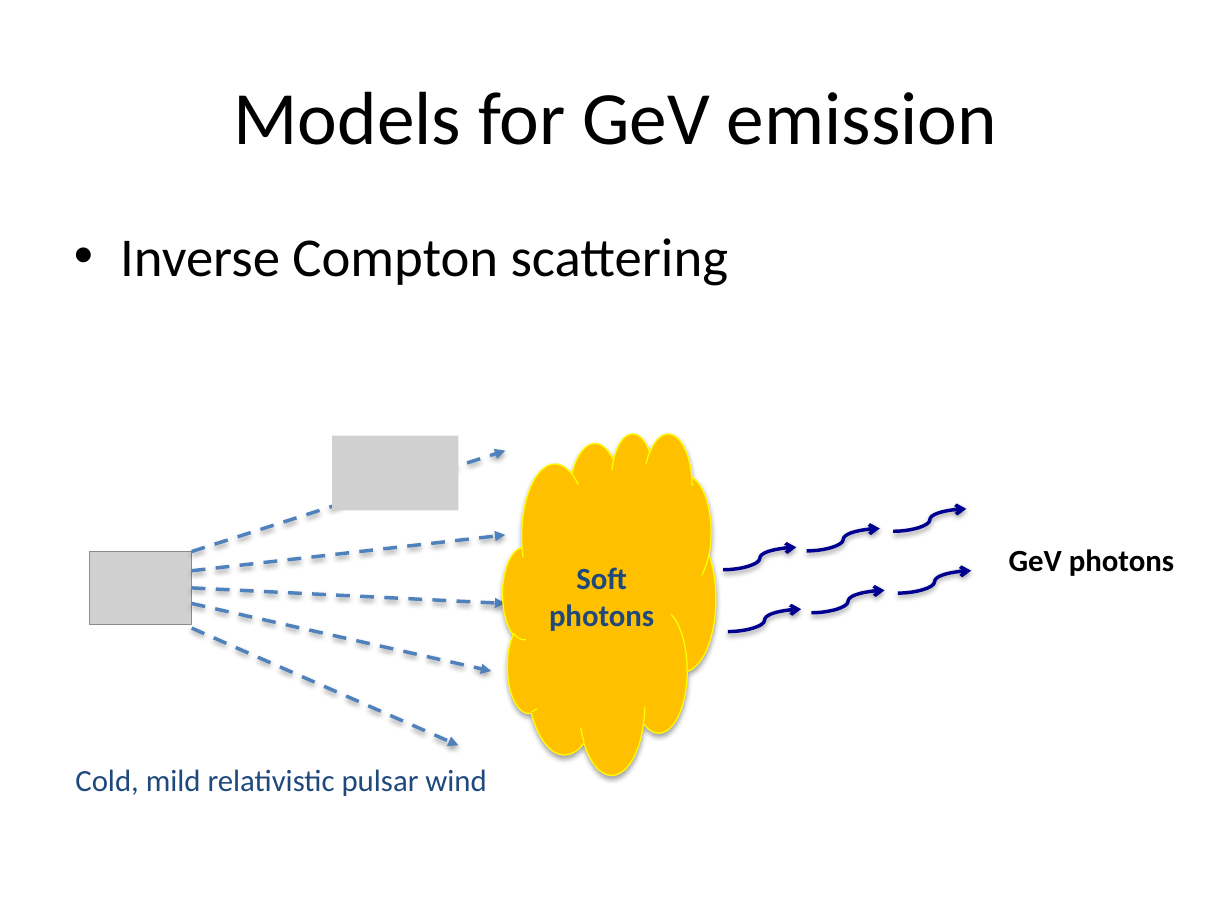
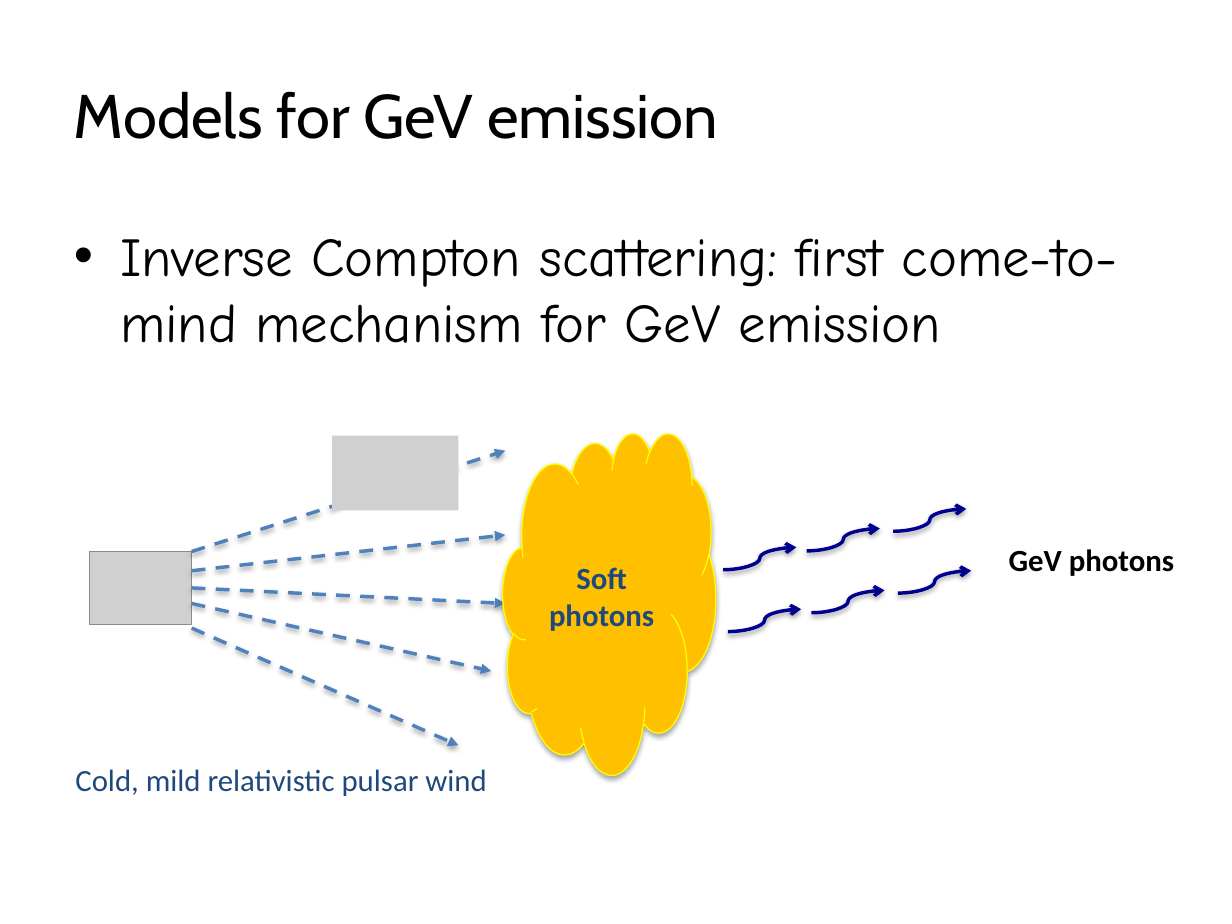
Before and after one commit to ShuxuYi/shuxuyi.github.io, a slide deck: slide 8 of lectures/FPSWUhan.pptx (slide 9 before the commit). Drawn at 1232x924 pixels with LibreOffice and Linux fonts; fonts in the diff are those of the drawing; grey boxes stand for pictures. Boxes give left, top, right and bottom in pixels: in the first picture for what was removed or moved away, otherwise in the second. Text is boxed around its words. In the diff, an @@ line names an element or a change of style, - is before the commit and + after.

```diff
--- a/lectures/FPSWUhan.pptx
+++ b/lectures/FPSWUhan.pptx
@@ title "Models for GeV emission" at [74,91,718,139]: size 44 to 36 pt, font Calibri to Cabin; alignment centre to left @@
@@ text at [120,238,1117,343]: text changed; font Calibri to Comic Neue @@
-• Inverse Compton scattering
+• Inverse Compton scattering: first come-to-mind mechanism for GeV emission
```
Also in this commit, not shown: 18 other slides changed, 1 slide removed, 1 other file.
